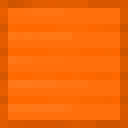
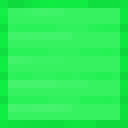
Revision of a layered 128×128 image; what changed, layer by layer:
pixels changed over [0, 0, 128, 128] (layer not identified)
